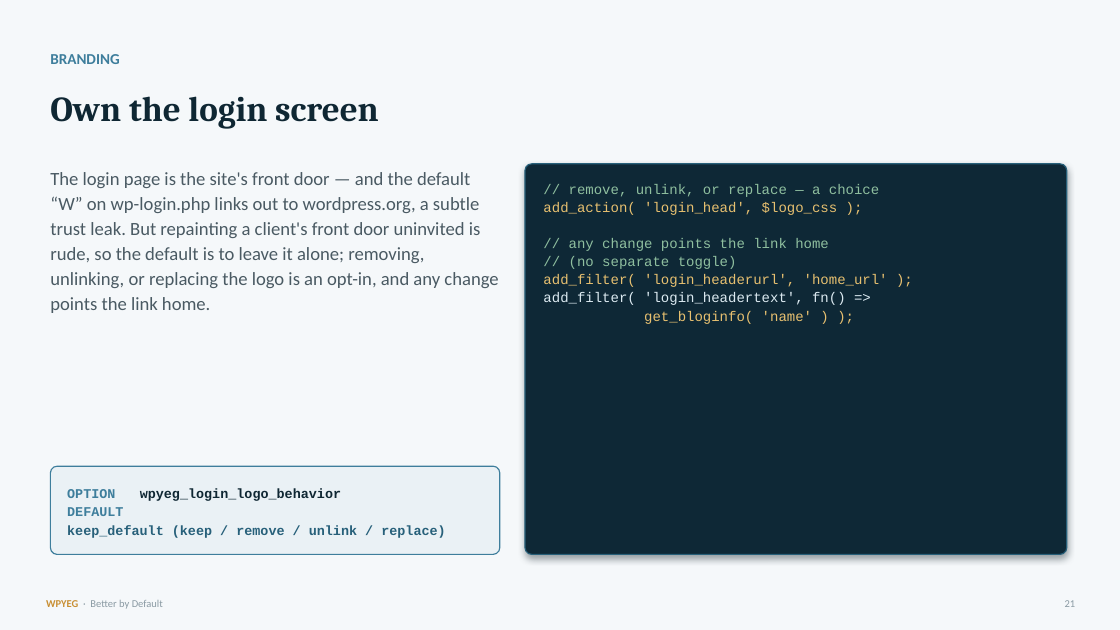
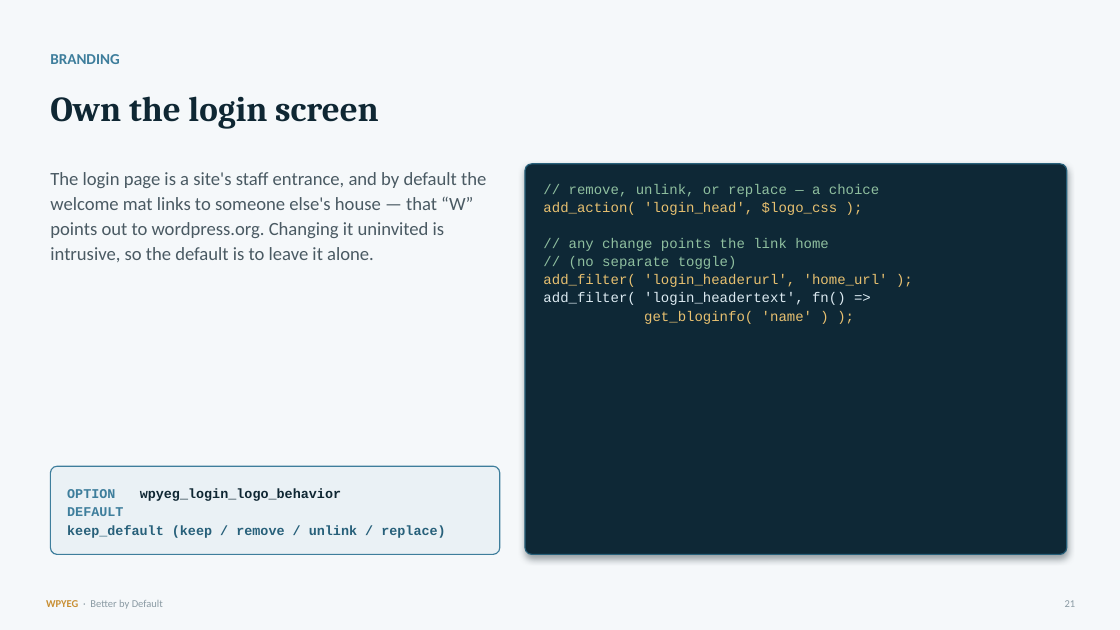
Before and after one commit to WPYEG/Better-by-Default, a slide deck: slide 21 of workshop/Better-by-Default.pptx. Drawn at 1120x630 pixels with LibreOffice and Linux fonts; fonts in the diff are those of the drawing. Boxes give left, top, right and bottom in pixels: in the first picture for what was removed or moved away, otherwise in the second. Text is boxed around its words. In the diff, an @@ line names an element or a change of style, - is before the commit and + after.

```diff
--- a/workshop/Better-by-Default.pptx
+++ b/workshop/Better-by-Default.pptx
@@ text at (50,172,486,262): text changed @@
-The login page is the site's front door — and the default “W” on wp-login.php links out to wordpress.org, a subtle trust leak. But repainting a client's front door uninvited is rude, so the default is to leave it alone; removing, unlinking, or replacing the logo is an opt-in, and any change points the link home.
+The login page is a site's staff entrance, and by default the welcome mat links to someone else's house — that “W” points out to wordpress.org. Changing it uninvited is intrusive, so the default is to leave it alone.
```
Also in this commit, not shown: 20 other slides changed, 11 other files.
